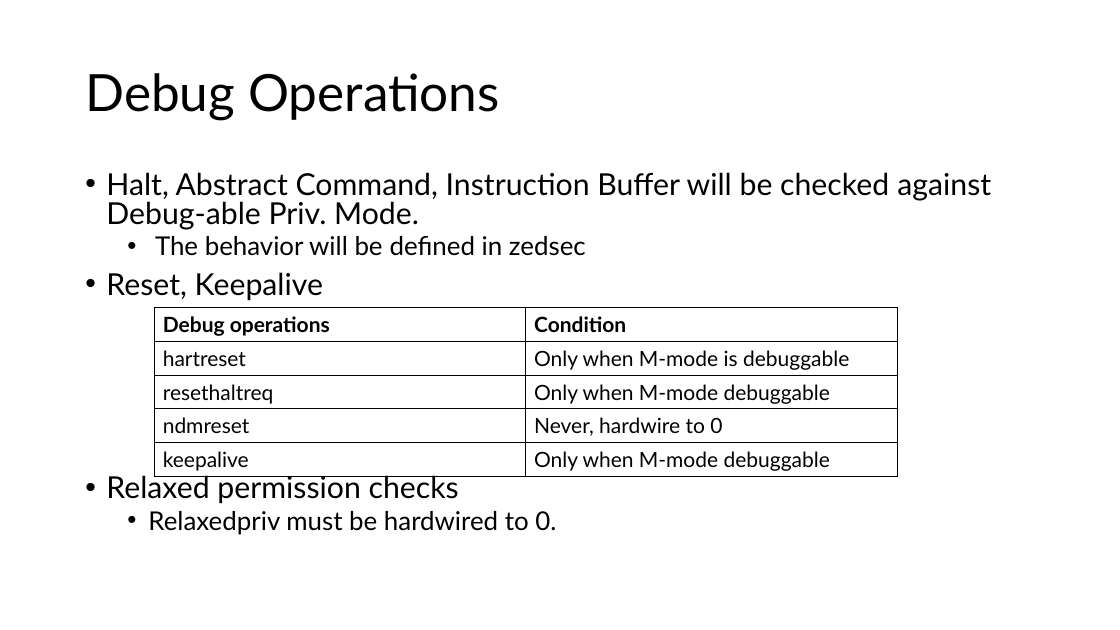
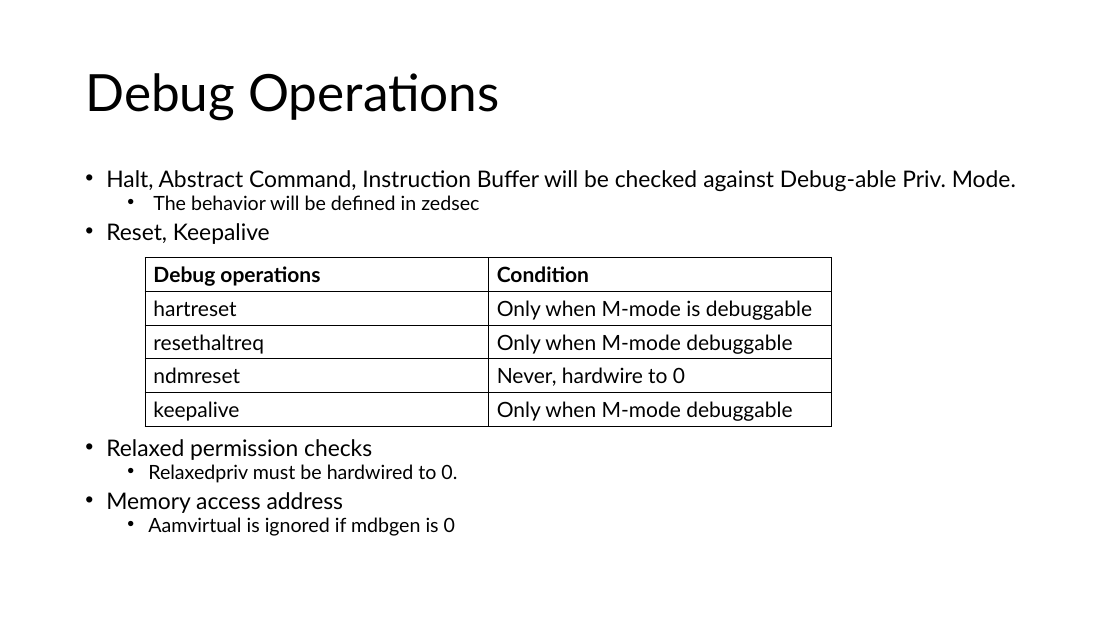
Before and after one commit to riscv-admin/external-debug-security, a slide deck: slide 20 of meetings/External debug security specification review.pptx (slide 14 before the commit). Drawn at 1120x630 pixels with LibreOffice and Linux fonts; fonts in the diff are those of the drawing. Boxes give left, top, right and bottom in pixels: in the first picture for what was removed or moved away, otherwise in the second. Text is boxed around its words. In the diff, an @@ line names an element or a change of style, - is before the commit and + after.

```diff
--- a/meetings/External debug security specification review.pptx
+++ b/meetings/External debug security specification review.pptx
@@ text at box(106, 170, 1016, 483): size 25.9 to 19.6 pt in "Halt, Abstract Command, Instruction Buffer will be ...", "Reset, Keepalive", "Relaxed permission checks"; size 22.2 to 16.8 pt in "The behavior will be defined in zedsec", "Relaxedpriv must be hardwired to 0."; line spacing 0.8 to 0.7 @@
@@ table: place and size @@
-table at box(155, 308, 897, 476)
+table at box(145, 258, 833, 426)
@@ text at box(106, 492, 455, 536): paragraphs added @@
+• Memory access address
+  • Aamvirtual is ignored if mdbgen is 0
```
Also in this commit, not shown: 5 other slides changed, 6 slides added, 2 slides removed.
